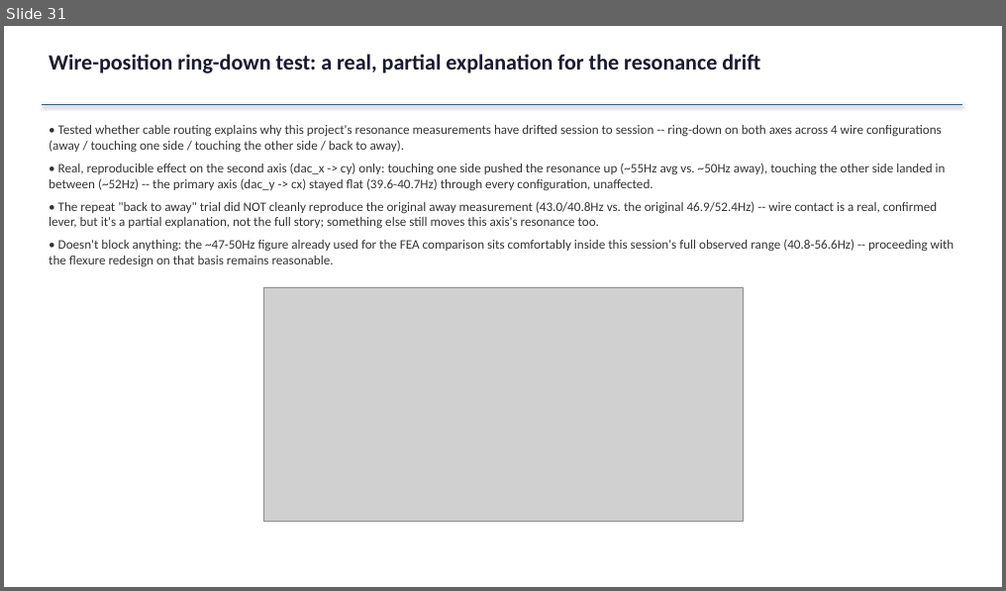
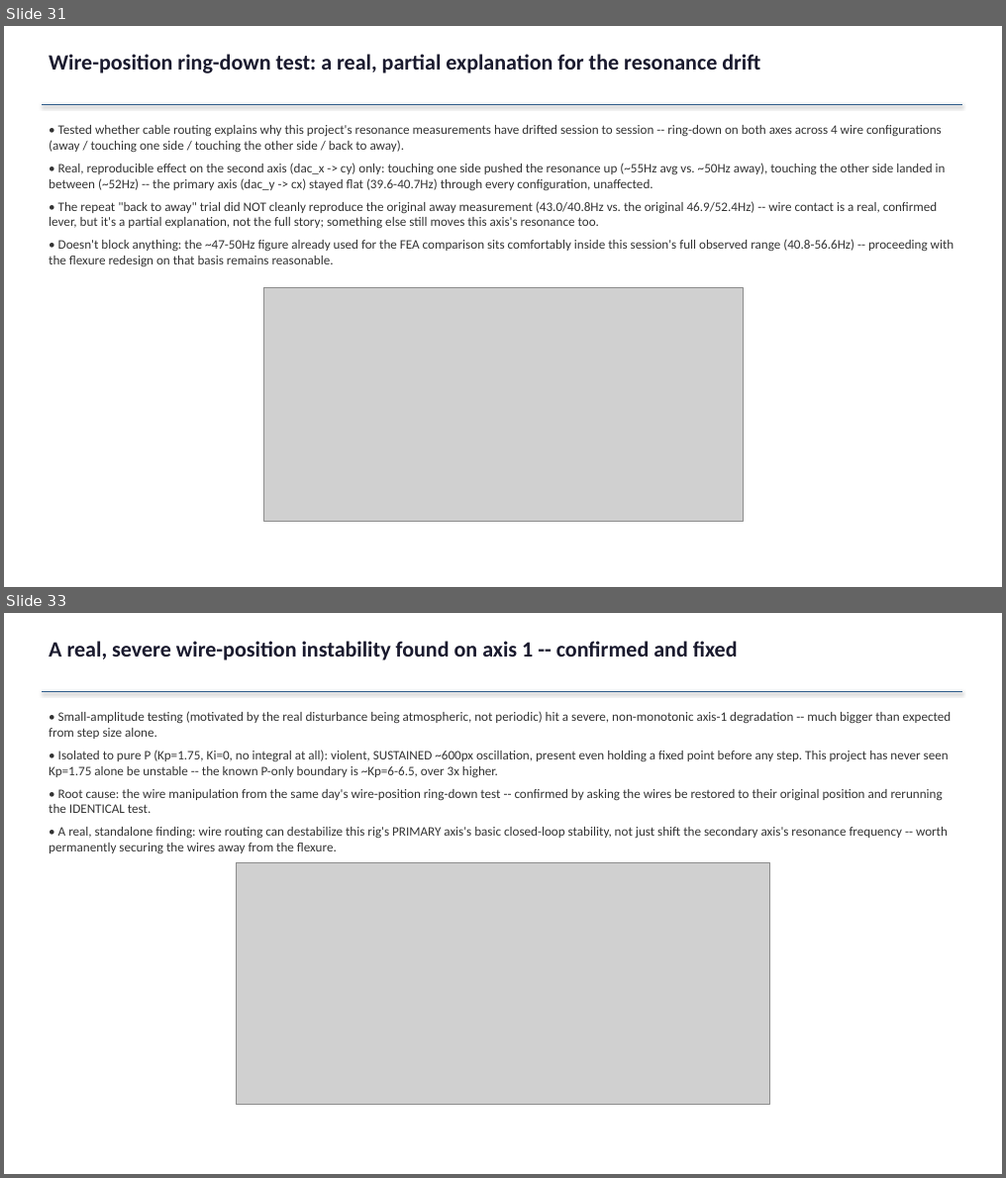
Before and after one commit to ucsbdeepspace/rpi_camera_system, a slide deck: docs/session_results_2026-08-18_pid_tuning.pptx. Shown one above the other, each under a label of ours: slide 31 before the commit, slides 31 and 33 after it; the slides between them are not shown. The pictures are 1006x591 and 1006x1178 pixels, drawn with LibreOffice and Linux fonts; fonts in the diff are those of the drawing; grey boxes stand for pictures. Boxes give left, top, right and bottom in pixels: in the first picture for what was removed or moved away, otherwise in the second. Text is boxed around its words. In the diff, an @@ line names an element or a change of style, - is before the commit and + after.

```diff
--- a/docs/session_results_2026-08-18_pid_tuning.pptx
+++ b/docs/session_results_2026-08-18_pid_tuning.pptx
@@ slide 33 added at [4,613,1002,1174], background #FFFFFF @@
@@ text added at [49,641,738,661], 21 pt, text #1A1A2E, bold @@
+A real, severe wire-position instability found on axis 1 -- confirmed and fixed
@@ line added from (42, 691) to (962, 691), #2E5C8A 1.5 pt @@
@@ text added at [49,711,951,839], 12.5 pt, text #333333 @@
+• Small-amplitude testing (motivated by the real disturbance being atmospheric, not periodic) hit a severe, non-monotonic axis-1 degradation -- much bigger than expected from step size alone.
+• Isolated to pure P (Kp=1.75, Ki=0, no integral at all): violent, SUSTAINED ~600px oscillation, present even holding a fixed point before any step. This project has never seen Kp=1.75 alone be unstable -- the known P-only boundary is ~Kp=6-6.5, over 3x higher.
+• Root cause: the wire manipulation from the same day's wire-position ring-down test -- confirmed by asking the wires be restored to their original position and rerunning the IDENTICAL test.
+• A real, standalone finding: wire routing can destabilize this rig's PRIMARY axis's basic closed-loop stability, not just shift the secondary axis's resonance frequency -- worth permanently securing the wires away from the flexure.
@@ picture added at [236,863,770,1105] @@
```
Also in this commit, not shown: 1 other slide added, 6 other files.
